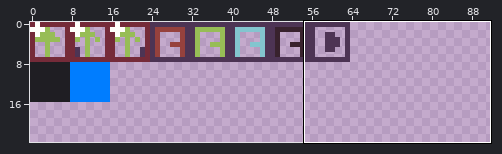
Edited in one commit: pixel-art file (assets/tileset.ase). The first picture is a wide view before the edit; the outline marks the close-up.
Close-up. First the earlier version:
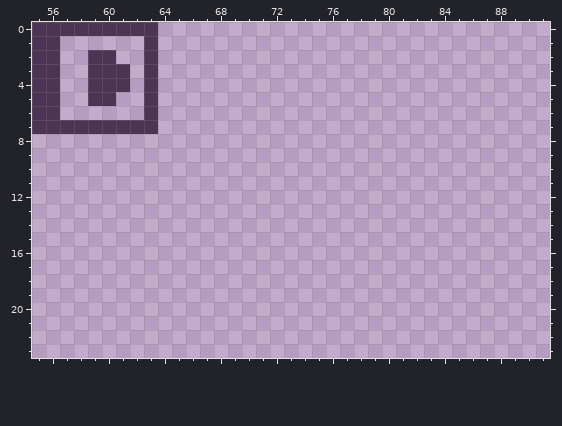
512x512 pixels, 1 frame. Shown: x 55..91, y 0..23. The wide view leaves out empty margins.
The result:
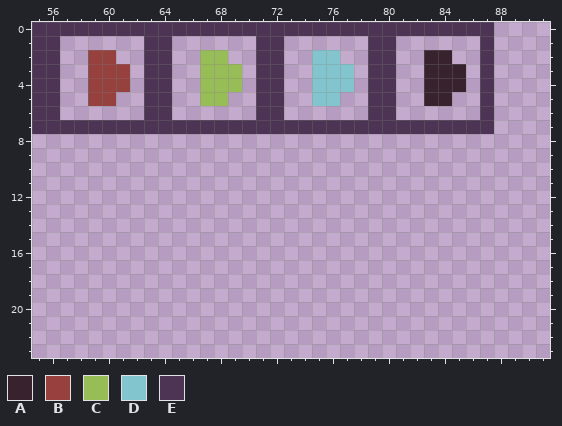
Palette (. is transparent): A #38222d  B #96413d  C #97bd56  D #83c5cf  E #4d3454
What changed:
Colour A is added in row 2 at x 83 to 84; in rows 3 to 4 at x 83 to 85; in row 5 at x 83 to 84.
Colour B replaces colour E in row 2 at x 59 to 60; in rows 3 to 4 at x 59 to 61; in row 5 at x 59 to 60.
Colour C is added in row 2 at x 67 to 68; in rows 3 to 4 at x 67 to 69; in row 5 at x 67 to 68.
Colour D is added in row 2 at x 75 to 76; in rows 3 to 4 at x 75 to 77; in row 5 at x 75 to 76.
Colour E is added in row 0 at x 64 to 87; in rows 1 to 6 at x 64, 71 to 72, 79 to 80 and 87; in row 7 at x 64 to 87.
Where, in picture pixels (left, top, right, bottom), the same in both close-ups:
changed: (88, 22, 494, 134)
